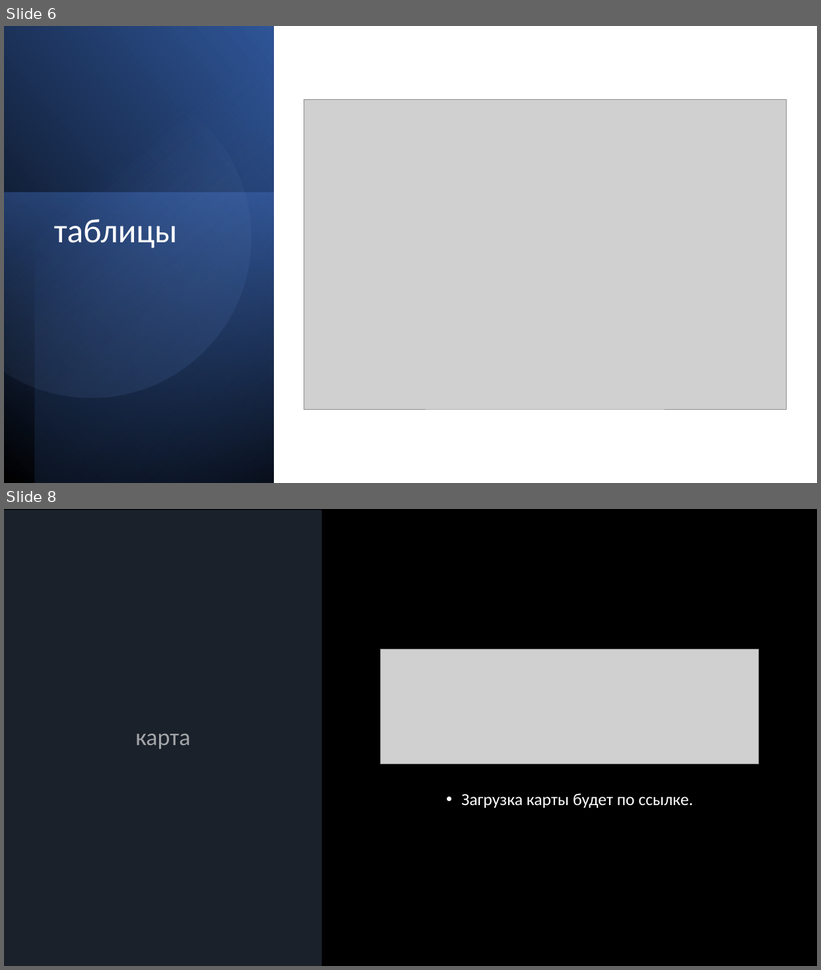
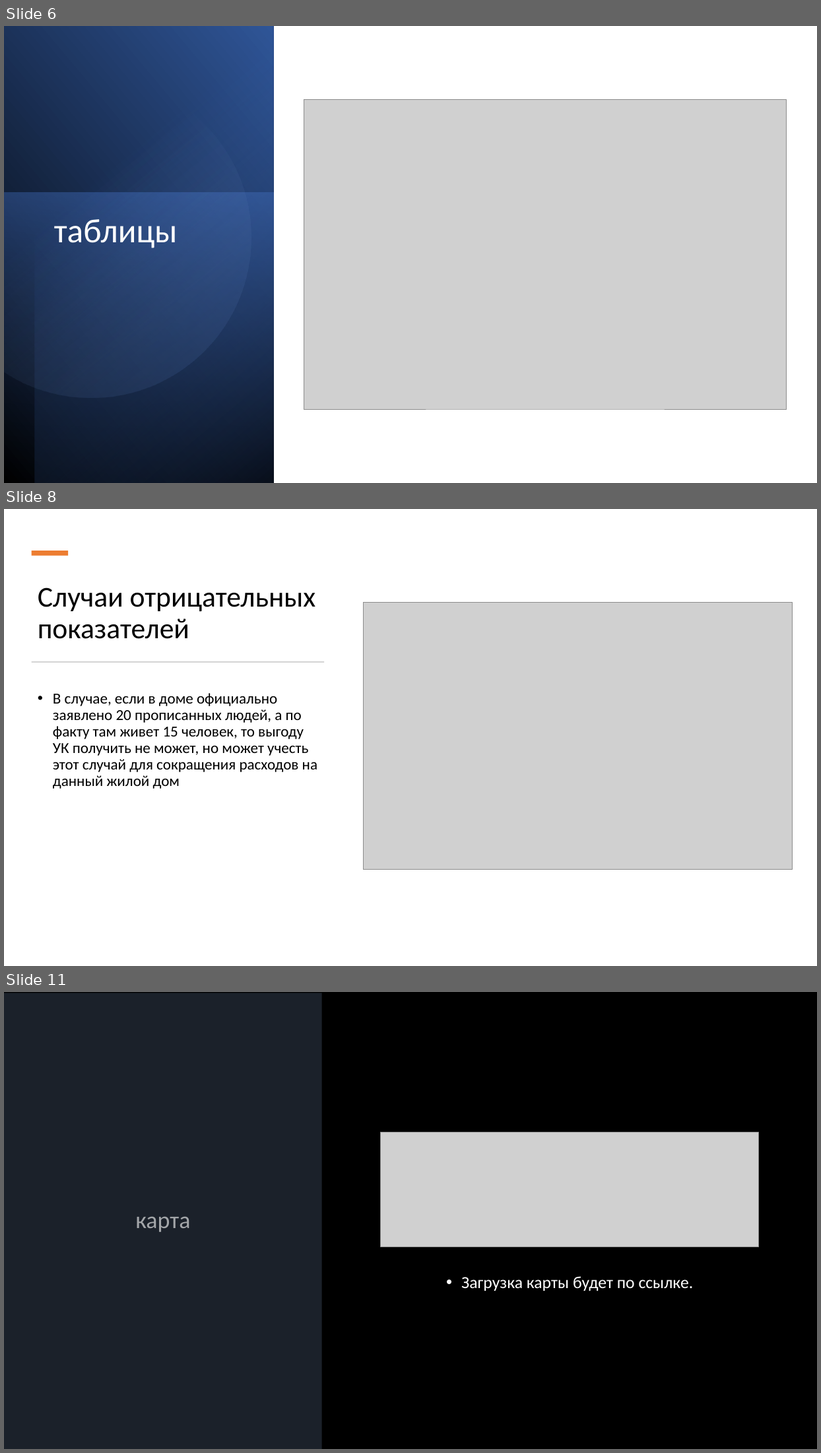
Before and after one commit to Arsenshmid/Algokfen, a slide deck: презентация разработчик.pptx. Shown one above the other, each under a label of ours: slides 6 and 8 before the commit, slides 6, 8 and 11 after it; the slides between them are not shown. The pictures are 821x970 and 821x1453 pixels, drawn with LibreOffice and Linux fonts; fonts in the diff are those of the drawing; grey boxes stand for pictures. Boxes give left, top, right and bottom in pixels: in the first picture for what was removed or moved away, otherwise in the second. Text is boxed around its words. In the diff, an @@ line names an element or a change of style, - is before the commit and + after.

```diff
--- a/презентация разработчик.pptx
+++ b/презентация разработчик.pptx
@@ slide 8 added at (x1=4, y1=509, x2=817, y2=966), background #FFFFFF @@
@@ rectangle added at (x1=32, y1=551, x2=68, y2=555), fill #ED7D31 @@
@@ title added at (x1=38, y1=588, x2=316, y2=639), 34 pt, text #000000 @@
+Случаи отрицательных показателей
@@ picture added at (x1=363, y1=602, x2=793, y2=869) @@
@@ rectangle added at (x1=32, y1=661, x2=324, y2=663), fill #D5D5D5 @@
@@ text added at (x1=53, y1=693, x2=318, y2=789), 18 pt, text #000000 @@
+• В случае, если в доме официально заявлено 20 прописанных людей, а по факту там живет 15 человек, то выгоду УК получить не может, но может учесть этот случай для сокращения расходов на данный жилой дом
@@ what was slide 8 is now slide 11 @@
```
Also in this commit, not shown: 1 slide changed, 2 other slides added, 44 other files.
